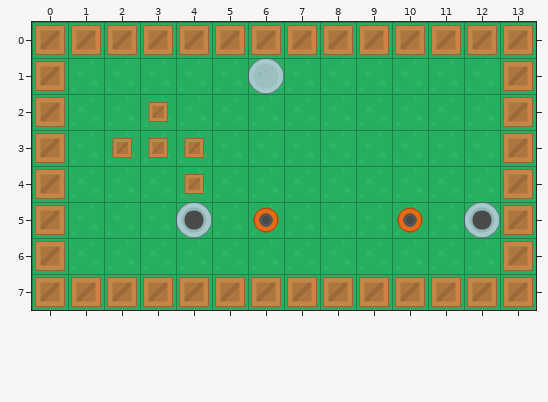
Two states of a Tiled map, bot-battles/data/source/map.tmx. Above is the file before it was changed.
Cells are 64x64 px. Shown: x 0..13, y 0..7.
The result:
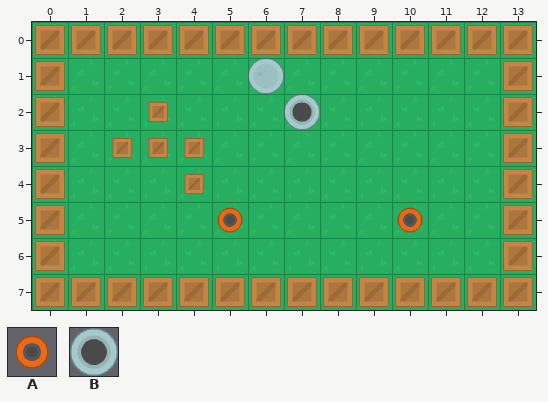
Key: from "map": A 197, B 367.
Objects are placed by their top-left corner, in cells (3,4 is the top-left corner of cell 3,4); size is 1x1 cell unless given.
From old to new:
--- layer "botSpawner"
-A "botSpawner2" at 6,5
+A "botSpawner2" at 5,5
--- layer "weaponSpawner"
-B "weaponSpawner1" at 4,5
+B "weaponSpawner1" at 7,2
-B "weaponSpawner1" at 12,5
Where, in picture pixels (left, top, right, bottom), the same in both pictures:
new place: (284, 94, 320, 130)
changed: (176, 202, 279, 238)
removed: (464, 202, 500, 238)
